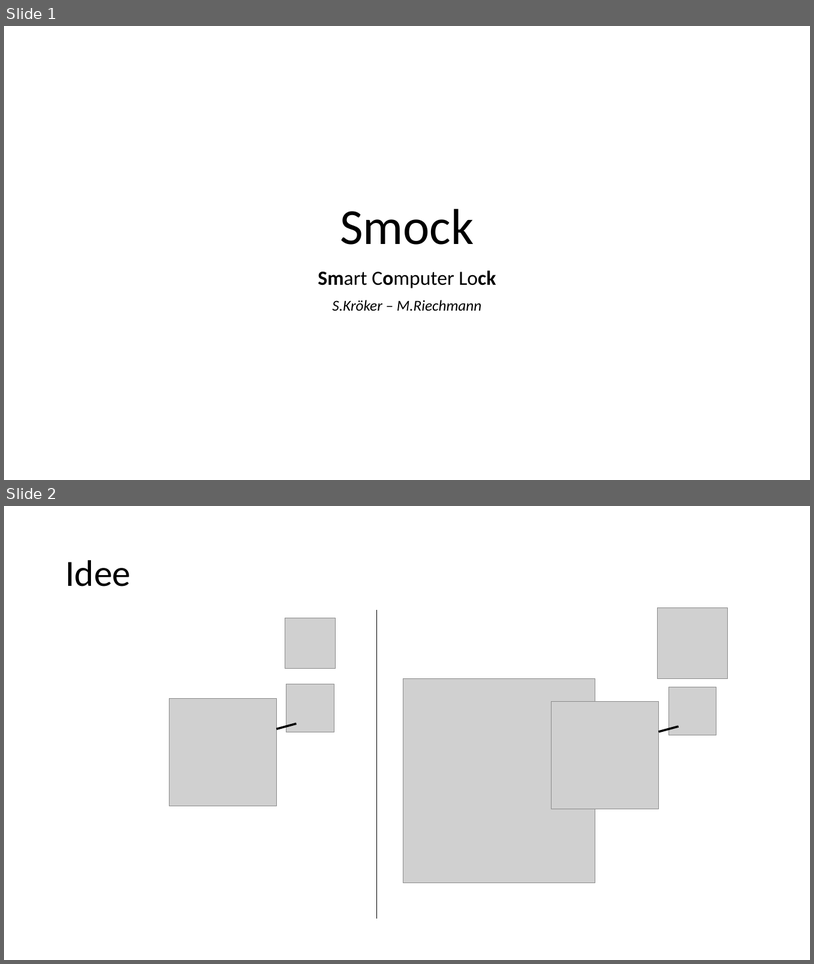
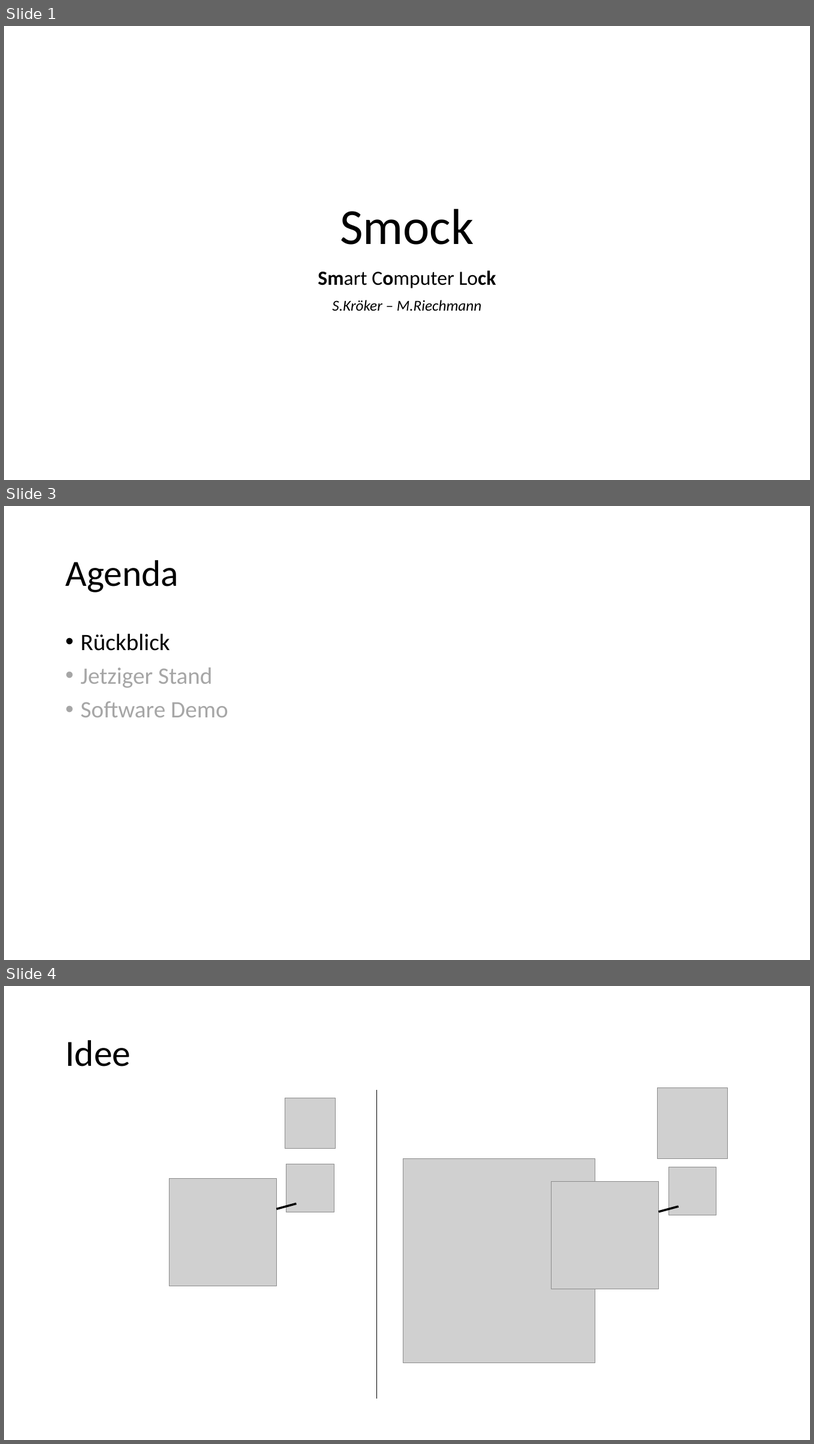
Before and after one commit to IoT-Lab-Minden/smock, a slide deck: presentation/praesi.pptx. Shown one above the other, each under a label of ours: slides 1 and 2 before the commit, slides 1, 3 and 4 after it; the slides between them are not shown. The pictures are 814x964 and 814x1444 pixels, drawn with LibreOffice and Linux fonts; fonts in the diff are those of the drawing; grey boxes stand for pictures. Boxes give left, top, right and bottom in pixels: in the first picture for what was removed or moved away, otherwise in the second. Text is boxed around its words. In the diff, an @@ line names an element or a change of style, - is before the commit and + after.

```diff
--- a/presentation/praesi.pptx
+++ b/presentation/praesi.pptx
@@ slide 3 added at box(4, 506, 810, 960), background #FFFFFF @@
@@ title added at box(65, 560, 179, 592), 44 pt, text #000000 @@
+Agenda
@@ text added at box(81, 633, 228, 717), 28 pt, text #A6A6A6 @@
+• Rückblick
+• Jetziger Stand
+• Software Demo
@@ what was slide 2 is now slide 4 @@
```
Also in this commit, not shown: 3 other slides added, 1 other file.
